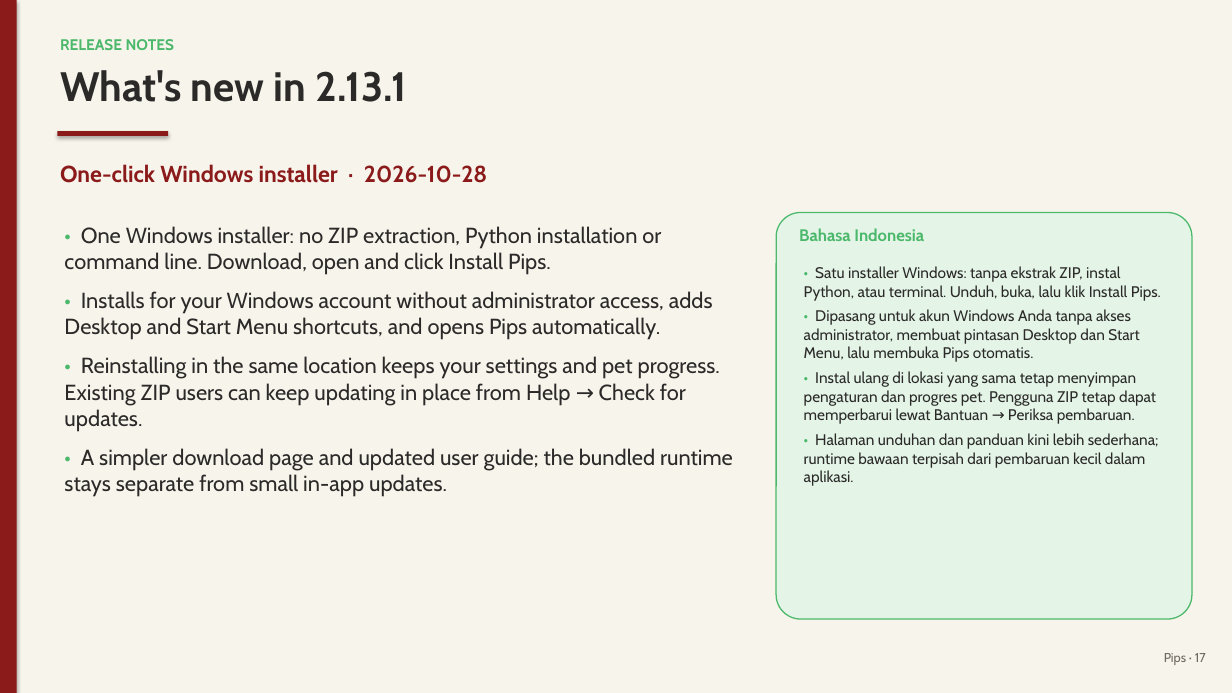
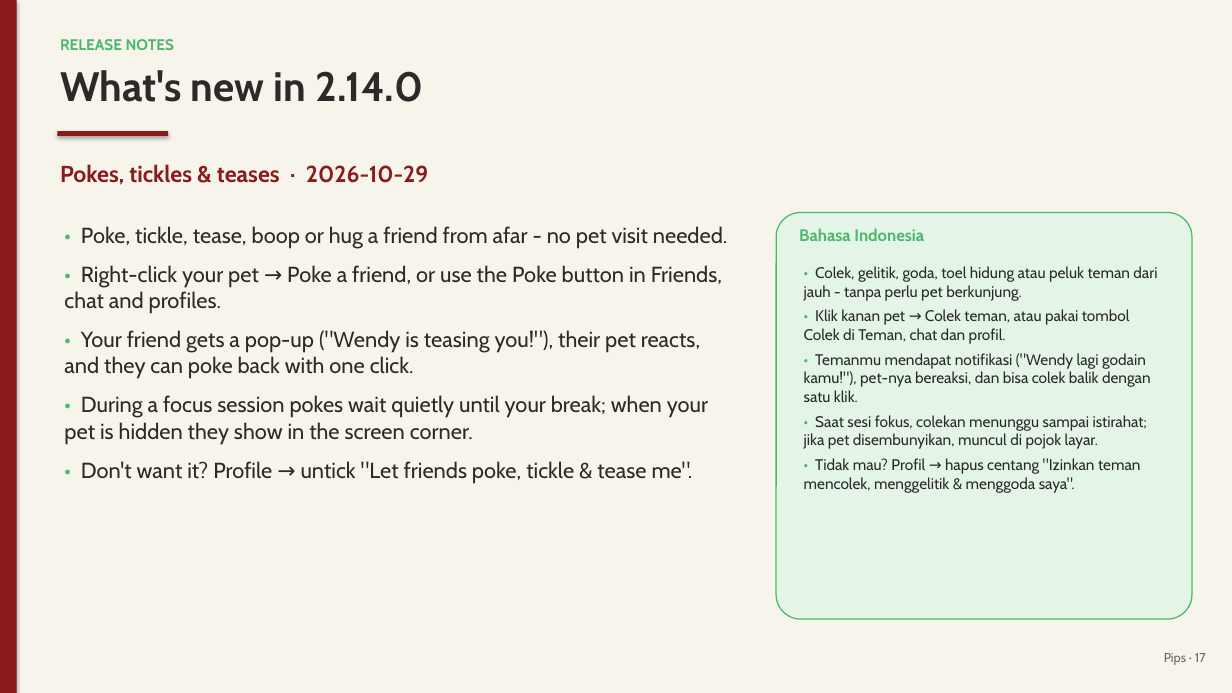
Before and after one commit to juw12/projects, a slide deck: slide 17 of apps/pips/web/download/Pips-Guide.pptx. Drawn at 1232x693 pixels with LibreOffice and Linux fonts; fonts in the diff are those of the drawing. Boxes give left, top, right and bottom in pixels: in the first picture for what was removed or moved away, otherwise in the second. Text is boxed around its words. In the diff, an @@ line names an element or a change of style, - is before the commit and + after.

Commit message:
pips 2.14.0: Pokes, tickles & teases

```diff
--- a/apps/pips/web/download/Pips-Guide.pptx
+++ b/apps/pips/web/download/Pips-Guide.pptx
@@ text at [60,70,423,102]: text changed @@
-What's new in 2.13.1
+What's new in 2.14.0
@@ text at [60,164,429,185]: text changed @@
-One-click Windows installer · 2026-10-28
+Pokes, tickles & teases · 2026-10-29
@@ text at [64,226,727,484]: text changed @@
-• One Windows installer: no ZIP extraction, Python installation or command line. Download, open and click Install Pips.
-• Installs for your Windows account without administrator access, adds Desktop and Start Menu shortcuts, and opens Pips automatically.
-• Reinstalling in the same location keeps your settings and pet progress. Existing ZIP users can keep updating in place from Help → Check for updates.
-• A simpler download page and updated user guide; the bundled runtime stays separate from small in-app updates.
+• Poke, tickle, tease, boop or hug a friend from afar - no pet visit needed.
+• Right-click your pet → Poke a friend, or use the Poke button in Friends, chat and profiles.
+• Your friend gets a pop-up ("Wendy is teasing you!"), their pet reacts, and they can poke back with one click.
+• During a focus session pokes wait quietly until your break; when your pet is hidden they show in the screen corner.
+• Don't want it? Profile → untick "Let friends poke, tickle & tease me".
@@ text at [804,266,1157,493]: text changed @@
-• Satu installer Windows: tanpa ekstrak ZIP, instal Python, atau terminal. Unduh, buka, lalu klik Install Pips.
-• Dipasang untuk akun Windows Anda tanpa akses administrator, membuat pintasan Desktop dan Start Menu, lalu membuka Pips otomatis.
-• Instal ulang di lokasi yang sama tetap menyimpan pengaturan dan progres pet. Pengguna ZIP tetap dapat memperbarui lewat Bantuan → Periksa pembaruan.
-• Halaman unduhan dan panduan kini lebih sederhana; runtime bawaan terpisah dari pembaruan kecil dalam aplikasi.
+• Colek, gelitik, goda, toel hidung atau peluk teman dari jauh - tanpa perlu pet berkunjung.
+• Klik kanan pet → Colek teman, atau pakai tombol Colek di Teman, chat dan profil.
+• Temanmu mendapat notifikasi ("Wendy lagi godain kamu!"), pet-nya bereaksi, dan bisa colek balik dengan satu klik.
+• Saat sesi fokus, colekan menunggu sampai istirahat; jika pet disembunyikan, muncul di pojok layar.
+• Tidak mau? Profil → hapus centang "Izinkan teman mencolek, menggelitik & menggoda saya".
```
Also in this commit, not shown: 3 other slides changed, 13 other files.
